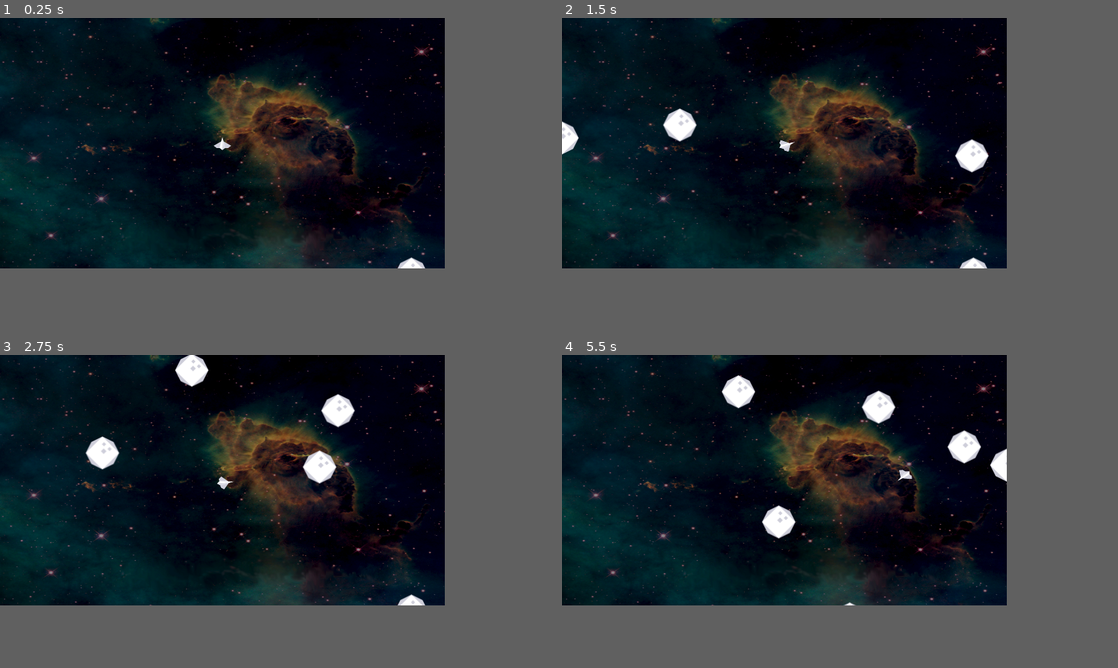
Above: before the commit, frames 1-4 (two rows, left to right).
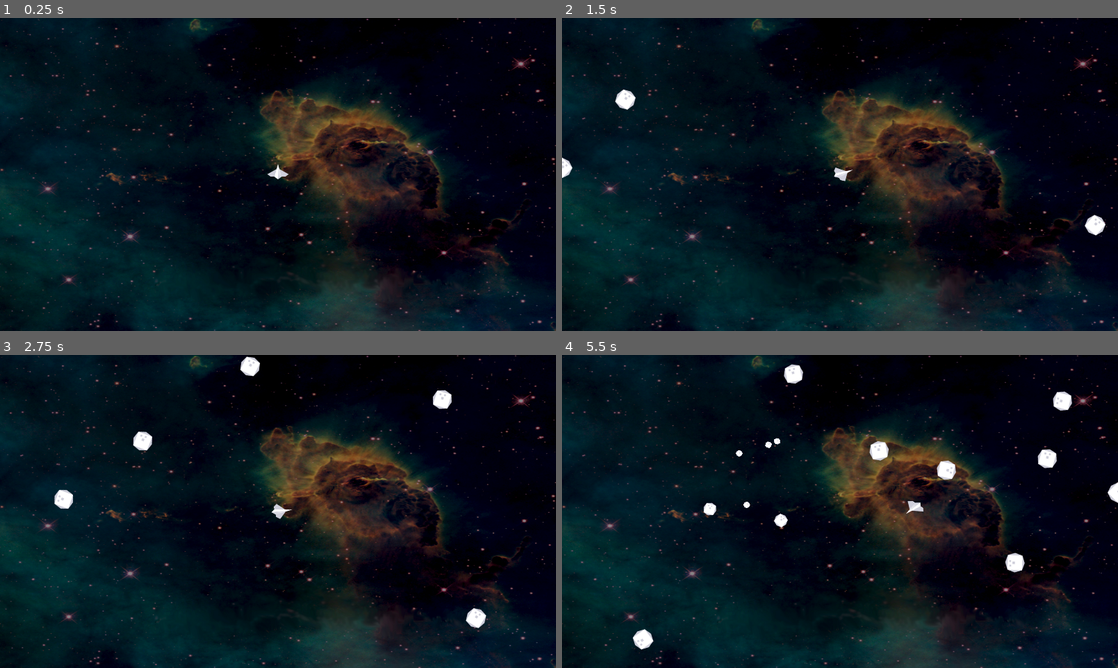
Above: after the commit, the same moments.

Repository: LLST-Learning-Games/SpaceBattle_Godot
Game: Godot game, scene res://World.tscn
Same seed, same stepped clock (60 frames per second), same inputs: the game is played once before the commit and once after it.
Inputs:
- Up to frame 1 (0.25 s): no input
- Up to frame 2 (1.5 s): hold Right (ui_right) 0.53-1.28 s; hold Left (ui_left) from 1.28 s (still down)
- Up to frame 3 (2.75 s): release Left (ui_left) at 2.03 s; hold Right (ui_right) from 2.03 s (still down)
- Up to frame 4 (5.5 s): release Right (ui_right) at 2.78 s; hold Up (ui_up) 2.78-3.53 s; hold Left (ui_left) from 3.53 s (still down)
In our replay, the window is 640x360 before the commit and 800x450 after it. These sizes can differ from the game's own. Grey fills any space a smaller window leaves; there, only what the larger window draws over its background counts as a difference.

The runs differ from the first frame. In frame 1, 31% of the frame differs, in the area x 0-100%, y 0-100%; in frame 2, 32%; in frame 3, 33%; in frame 4, 33%.

Commit message:
0.0.3 Rigidbody to Kinematic

Diff:
--- a/Rock/Rock.gd
+++ b/Rock/Rock.gd
@@ -1,46 +1,43 @@
-extends RigidBody2D
+extends KinematicBody2D
 
 var rockScene = load("res://Rock/Rock.tscn")
 
 var direction = Vector2.ZERO
+var rot_speed = 0
 export(int) var speed_min = 50
 export(int) var speed_max = 100
 
-enum {NORTH, WEST, SOUTH, EAST}
 enum {SMALL, MED, BIG}
 
 onready var size = BIG
-signal destroy_rock(mySize)
-
-# This should probably be moved to RockSpawner at some point
-func generateDirection(startWall):
-	match startWall:
-		NORTH:
-			direction.x = rand_range(-1, 1)
-			direction.y = 1 #rand_range(0,1)
-		WEST:
-			direction.x = 1 # rand_range(0, 1)
-			direction.y = rand_range(-1,1)
-		SOUTH:
-			direction.x = rand_range(-1, 1)
-			direction.y = -1 # rand_range(-1,0)
-		EAST:
-			direction.x = -1 # rand_range(-1, 0)
-			direction.y = rand_range(-1,1)
+signal destroy_rock(mySize, myPos)
 
 
-	var speed = rand_range(speed_min, speed_max)
+func _physics_process(delta):
+	rotation += rot_speed * delta
+	var collision_info = move_and_collide(direction * delta)
 
-	direction = direction.normalized() * speed
-	apply_impulse(Vector2(), direction)
-
-
+	if collision_info:
+		collide()
 
 func _on_LifeTimer_timeout():
 	queue_free()
 
+func collide():
+	if size != SMALL:
+		emit_signal("destroy_rock", size, position)
+	queue_free()
 
-func _on_Rock_body_entered(body):
-	if size != SMALL:
-		emit_signal("destroy_rock", size)
-	queue_free()
+func set_size(newSize):
+	size = newSize
+
+	var newScale = (newSize + 1) / 3.0
+
+	scale.x = newScale
+	scale.y = newScale
+
+func set_speed(newDir):
+	var speed = rand_range(speed_min, speed_max)
+	direction = newDir.normalized() * speed
+
+	rot_speed = (speed - (speed_max - speed_min / 2)) / 10
--- a/Rock/Rock.tscn
+++ b/Rock/Rock.tscn
@@ -1,21 +1,12 @@
-[gd_scene load_steps=5 format=2]
+[gd_scene load_steps=4 format=2]
 
 [ext_resource path="res://Assets/meteor_detailedLarge.png" type="Texture" id=1]
 [ext_resource path="res://Rock/Rock.gd" type="Script" id=2]
 
-[sub_resource type="PhysicsMaterial" id=1]
-bounce = 1.0
-
 [sub_resource type="CircleShape2D" id=2]
 radius = 9.95609
 
-[node name="Rock" type="RigidBody2D"]
-physics_material_override = SubResource( 1 )
-gravity_scale = 0.0
-contacts_reported = 1
-contact_monitor = true
-linear_damp = 0.0
-angular_damp = 0.0
+[node name="Rock" type="KinematicBody2D"]
 script = ExtResource( 2 )
 
 [node name="CollisionShape2D" type="CollisionShape2D" parent="."]
@@ -26,8 +17,9 @@
 texture = ExtResource( 1 )
 
 [node name="LifeTimer" type="Timer" parent="."]
-wait_time = 5.0
+wait_time = 20.0
 autostart = true
 
-[connection signal="body_entered" from="." to="." method="_on_Rock_body_entered"]
+[node name="Node" type="Node" parent="."]
+
 [connection signal="timeout" from="LifeTimer" to="." method="_on_LifeTimer_timeout"]
--- a/Rock/RockSpawner.gd
+++ b/Rock/RockSpawner.gd
@@ -1,8 +1,11 @@
 extends Node
 
-export(int) var MAX_X = 320
-export(int) var MAX_Y = 180
+export(int) var MAX_X = 640
+export(int) var MAX_Y = 360
+
 enum {NORTH, WEST, SOUTH, EAST}
+enum {SMALL, MED, BIG}
+
 var startWall = NORTH
 var spawnPoint = Vector2.ZERO
 var rockPrefab = preload("res://Rock/Rock.tscn")
@@ -29,18 +32,42 @@
 			spawnPoint.x = MAX_X
 			spawnPoint.y = rand_range(0, MAX_Y)
 
-	print (startWall)
-	print (spawnPoint)
+	# print (startWall)
+	# print (spawnPoint)
 	return spawnPoint
 
 
 func _on_Timer_timeout():
+	createNewRock(BIG, generate_spawn_point(),generateDirection(startWall))
+
+
+func _on_Rock_destroy_rock(mySize, myPos):
+	# print ("rock destroyed")
+	for i in rand_range(1,3):
+		var randDirection = Vector2(rand_range(-1,1),rand_range(-1,1))
+		createNewRock(mySize - 1, myPos + randDirection * 20, randDirection)
+
+func createNewRock(spawnSize, spawnPosition, spawnDirection):
 	var newRock = rockPrefab.instance()
 	add_child(newRock)
 	newRock.connect("destroy_rock", self, "_on_Rock_destroy_rock")
-	newRock.position = generate_spawn_point()
-	newRock.generateDirection(startWall)
+	newRock.position = spawnPosition
+	newRock.set_size(spawnSize)
+	newRock.set_speed(spawnDirection)
 
-
-func _on_Rock_destroy_rock(mySize):
-	print ("rock destroyed")
+func generateDirection(startWall):
+	var direction = Vector2.ZERO
+	match startWall:
+		NORTH:
+			direction.x = rand_range(-1, 1)
+			direction.y = 1 #rand_range(0,1)
+		WEST:
+			direction.x = 1 # rand_range(0, 1)
+			direction.y = rand_range(-1,1)
+		SOUTH:
+			direction.x = rand_range(-1, 1)
+			direction.y = -1 # rand_range(-1,0)
+		EAST:
+			direction.x = -1 # rand_range(-1, 0)
+			direction.y = rand_range(-1,1)
+	return direction
--- a/World.tscn
+++ b/World.tscn
@@ -1,22 +1,16 @@
-[gd_scene load_steps=5 format=2]
+[gd_scene load_steps=4 format=2]
 
 [ext_resource path="res://Assets/bg5.jpg" type="Texture" id=1]
 [ext_resource path="res://Player/Player.tscn" type="PackedScene" id=2]
-[ext_resource path="res://Rock/Rock.tscn" type="PackedScene" id=3]
 [ext_resource path="res://Rock/RockSpawner.tscn" type="PackedScene" id=4]
 
 [node name="World" type="Node2D"]
 
 [node name="Background" type="Sprite" parent="."]
-position = Vector2( 160, 92 )
-scale = Vector2( 0.2625, 0.195312 )
+position = Vector2( 320, 180 )
+scale = Vector2( 0.5125, 0.367187 )
 texture = ExtResource( 1 )
 
 [node name="Player" parent="Background" instance=ExtResource( 2 )]
 
-[node name="Rock" parent="." instance=ExtResource( 3 )]
-position = Vector2( 296, 184 )
-
 [node name="RockSpawner" parent="." instance=ExtResource( 4 )]
-
-[connection signal="destroy_rock" from="Rock" to="RockSpawner" method="_on_Rock_destroy_rock"]
--- a/project.godot
+++ b/project.godot
@@ -16,8 +16,8 @@
 
 [display]
 
-window/size/width=320
-window/size/height=180
+window/size/width=640
+window/size/height=360
 window/size/test_width=1280
 window/size/test_height=720
 window/stretch/mode="2d"
